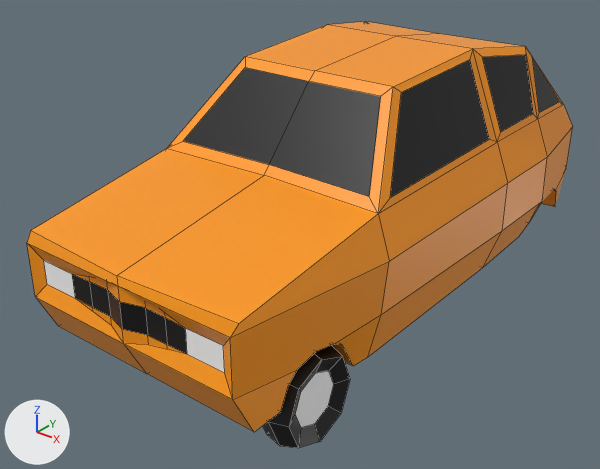
One commit to the FBX model assets/blends/fbx/car.fbx: the scene before it, then after it.
Both versions are drawn from a camera (50 mm lens) standing at (6.0, -8.63, 6.11) and looking at (-0.33, -0.72, 1.21). Arrows for +X, +Y and +Z are at lower left; the lights stay in place. Mesh edges are drawn as thin lines. Where no turn or scale is listed for an object, it has been applied to the vertices.

The older version as bpy lines, for what is in view:
```python
me_cube_001 = bpy.data.meshes.new('Cube.001')
me_cube_001.from_pydata(...)  # 187 vertices, 162 faces; spans x -1.87..1.87, y -4.07..3.61, z -1.0..1.95
# faces by material slot: [134, 2, 6, 10, 2, 8]
me_cube_001.materials.append(mat_carcolor)  # orange #ff9a09
me_cube_001.materials.append(mat_headlights)  # white #ffffff
me_cube_001.materials.append(mat_black)  # black #000000
me_cube_001.materials.append(mat_glass)  # black #070205
me_cube_001.materials.append(mat_backlights)  # white #e7e7e7
me_cube_001.materials.append(mat_bottom)  # grey #7c7c7c
me_cylinder = bpy.data.meshes.new('Cylinder')
me_cylinder.from_pydata(...)  # 40 vertices, 34 faces; spans x -1.0..1.0, y -1.0..1.0, z -1.0..1.0
# faces by material slot: [32, 2]
me_cylinder.materials.append(mat_tire)  # black #000000
me_cylinder.materials.append(mat_rim)  # white #ffffff
ob_carbody = bpy.data.objects.new('CarBody', me_cube_001)
ob_carbody.location = (0.0, 0.0, 1.69)
ob_wheel = bpy.data.objects.new('Wheel', me_cylinder)
ob_wheel.location = (1.42, -2.82, 0.6)
ob_wheel.rotation_euler = (0.0, 1.571, 0.0)  # degrees (0, 90, 0)
ob_wheel.scale = (0.61, 0.61, 0.215)
```
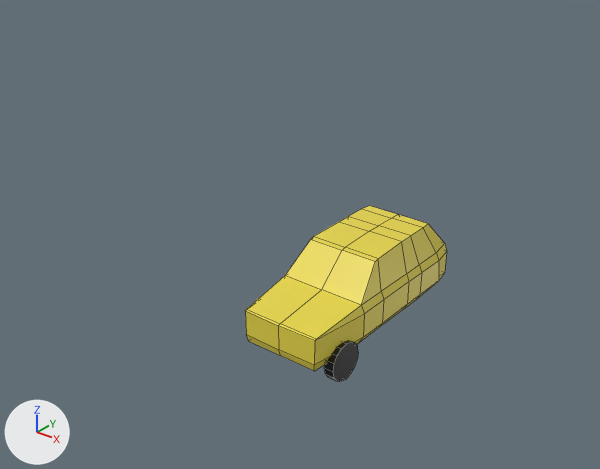
Diff of the bpy script that builds the scene:
```diff
--- a/assets/blends/fbx/car.fbx.py
+++ b/assets/blends/fbx/car.fbx.py
@@ mat_car @@
+mat_car = principled_material('Car')
+mat_car.base_color = (0.8, 0.672, 0.0617)  # yellow #e7d646
+mat_car.roughness = 0.4
@@ me_cylinder @@
 # used by ob_wheel; location = (1.42, -2.82, 0.6); rotation_euler = (0.0, 1.571, 0.0), in degrees (0, 90, 0); scale = (0.61, 0.61, 0.215)
-me_cylinder.from_pydata(...)  # 40 vertices, 34 faces; spans x -1.0..1.0, y -1.0..1.0, z -1.0..1.0
-me_cylinder.materials.append(mat_tire)  # black #000000
-me_cylinder.materials.append(mat_rim)  # white #ffffff
+me_cylinder.from_pydata(...)  # 32 vertices, 18 faces; spans x -0.31..0.31, y -0.31..0.31, z -0.31..0.31
+# me_cylinder part 1: the whole mesh is rebuilt
+me_cylinder.materials.append(mat_black)  # black #000000
@@ me_cube_001_1 @@
+me_cube_001_1.from_pydata(...)  # 88 vertices, 86 faces; spans x -0.7..0.7, y -1.59..1.67, z -0.26..0.91
+me_cube_001_1.materials.append(mat_car)  # yellow #e7d646
@@ ob_carbody @@
-ob_carbody = bpy.data.objects.new('CarBody', me_cube_001)
-ob_carbody.location = (0.0, 0.0, 1.69)
@@ ob_wheel @@
 ob_wheel = bpy.data.objects.new('Wheel', me_cylinder)
-ob_wheel.location = (1.42, -2.82, 0.6)
+ob_wheel.location = (0.64, -1.05, -0.23)
 ob_wheel.rotation_euler = (0.0, 1.571, 0.0)  # degrees (0, 90, 0)
-ob_wheel.scale = (0.61, 0.61, 0.215)
+ob_wheel.scale = (0.903, 0.903, 0.231)
@@ ob_car @@
+ob_car = bpy.data.objects.new('Car', me_cube_001_1)
+ob_car.location = (0.0, 0.0, 0.0)
```

Where the change shows, as pixel boxes [x1, y1, x2, y2] in the pictures (600 x 469 px):
'CarBody', deleted
    before: [27, 22, 573, 432]
    faces in mat_carcolor (orange #ff9a09): [27, 22, 573, 432]
    faces in mat_glass (black #070205): [184, 55, 559, 198]
    faces in mat_black (black #000000): [72, 274, 187, 354]
    faces in mat_headlights (white #ffffff): [44, 261, 225, 373]
'Car', added (yellow)
    after: [246, 206, 447, 371]
'Wheel', reshaped, moved, rescaled
    before: [263, 345, 350, 448]
    after: [324, 340, 358, 382]
